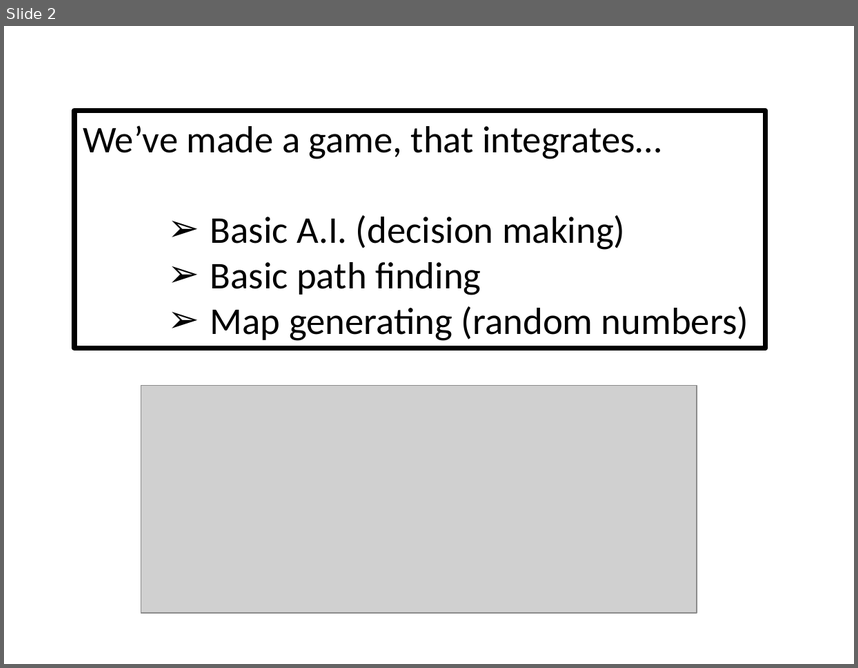
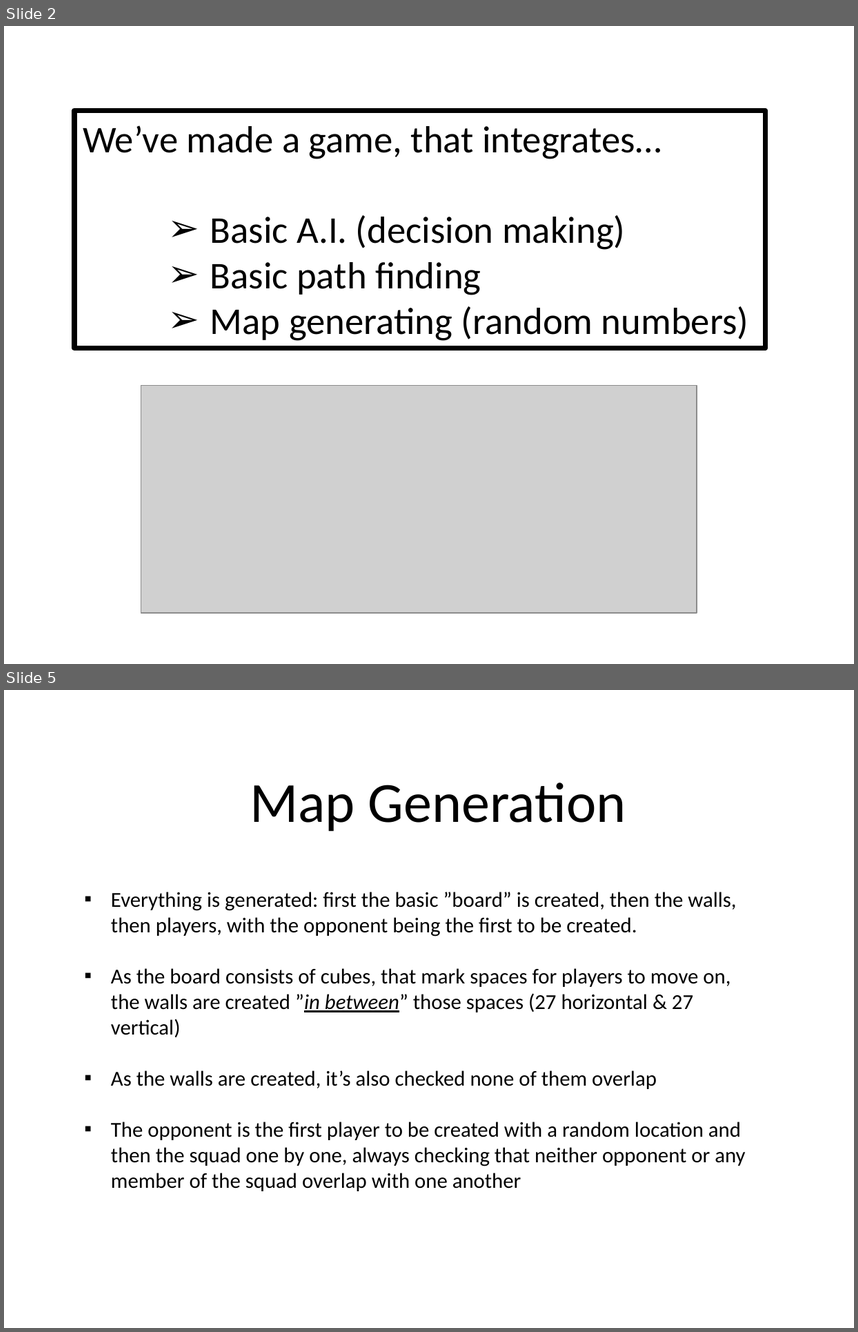
Before and after one commit to Siksjuh/Blocker, a slide deck: BlockerPresentation.pptx. Shown one above the other, each under a label of ours: slide 2 before the commit, slides 2 and 5 after it; the slides between them are not shown. The pictures are 858x668 and 858x1332 pixels, drawn with LibreOffice and Linux fonts; fonts in the diff are those of the drawing; grey boxes stand for pictures. Boxes give left, top, right and bottom in pixels: in the first picture for what was removed or moved away, otherwise in the second. Text is boxed around its words. In the diff, an @@ line names an element or a change of style, - is before the commit and + after.

```diff
--- a/BlockerPresentation.pptx
+++ b/BlockerPresentation.pptx
@@ slide 5 added at [4, 690, 854, 1328], background #FFFFFF @@
@@ text added at [250, 782, 626, 831], 48 pt, text #000000 @@
+Map Generation
@@ text added at [111, 891, 745, 1191], 18 pt, text #000000 @@
+▪ Everything is generated: first the basic ”board” is created, then the walls, then players, with the opponent being the first to be created.
+▪ As the board consists of cubes, that mark spaces for players to move on, the walls are created ”in between” those spaces (27 horizontal & 27 vertical)
+▪ As the walls are created, it’s also checked none of them overlap
+▪ The opponent is the first player to be created with a random location and then the squad one by one, always checking that neither opponent or any member of the squad overlap with one another
```
Also in this commit, not shown: 1 slide changed, 3 other slides added.
